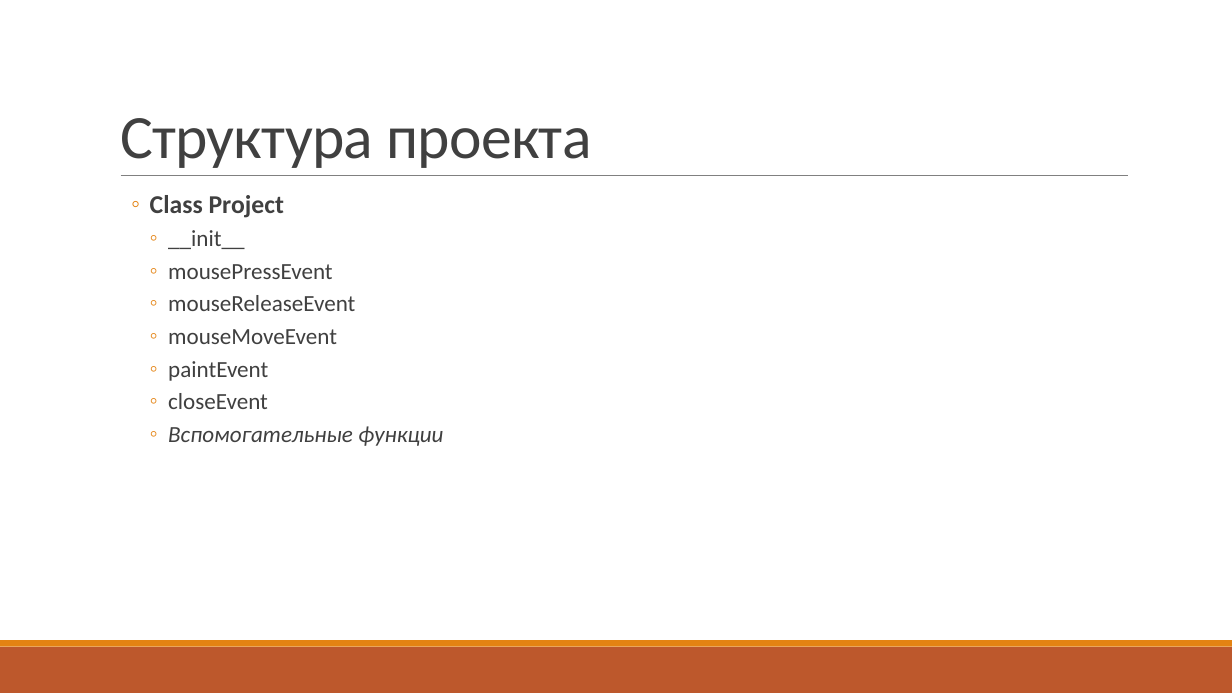
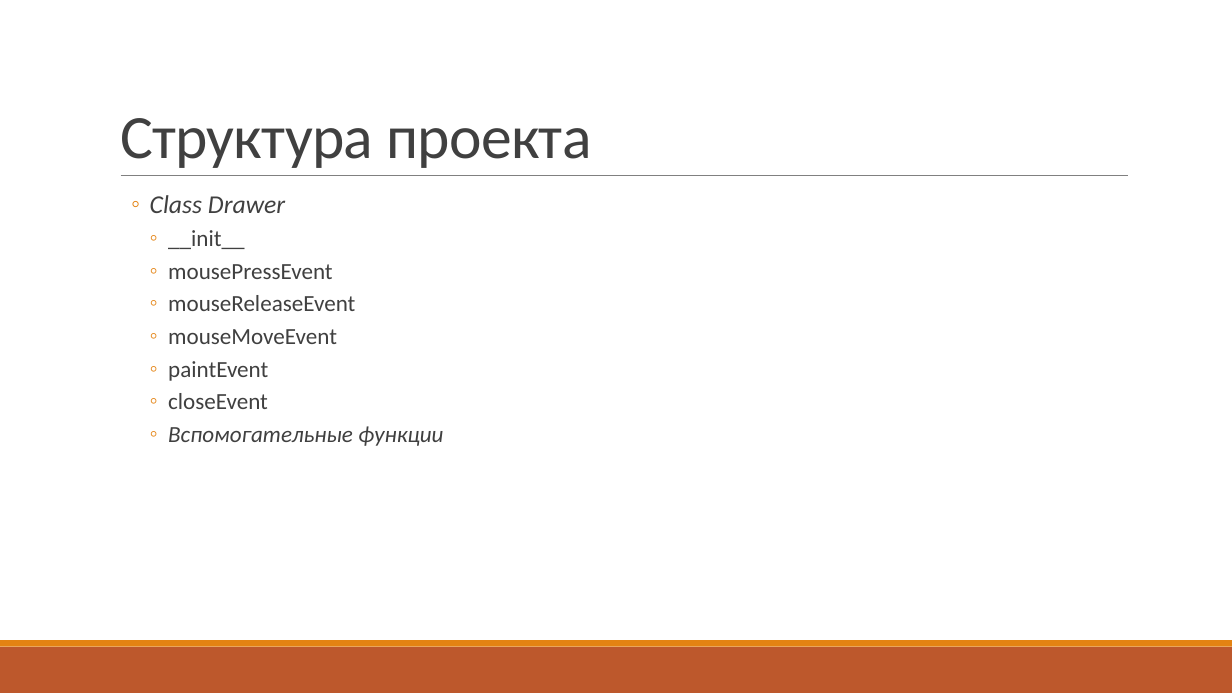
Before and after one commit to Chiplinka/Drawer, a slide deck: slide 5 of DrawerPresentation.pptx. Drawn at 1232x693 pixels with LibreOffice and Linux fonts; fonts in the diff are those of the drawing. Boxes give left, top, right and bottom in pixels: in the first picture for what was removed or moved away, otherwise in the second. Text is boxed around its words. In the diff, an @@ line names an element or a change of style, - is before the commit and + after.

```diff
--- a/DrawerPresentation.pptx
+++ b/DrawerPresentation.pptx
@@ text at (x1=150, y1=195, x2=285, y2=213): text changed; bold off; italic on @@
-  ◦ Class Project
+  ◦ Class Drawer
```
Also in this commit, not shown: 3 other slides changed, 1 other file.
